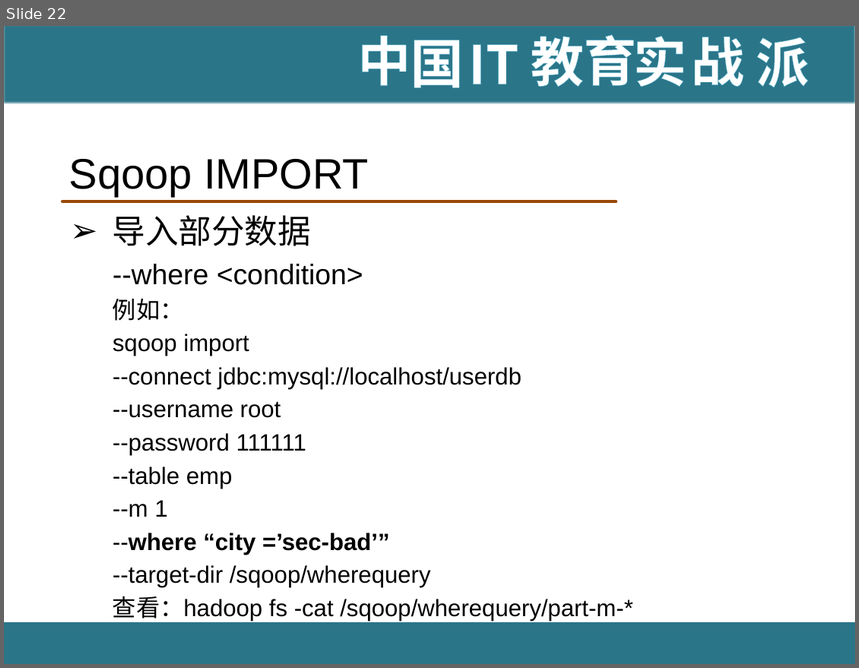
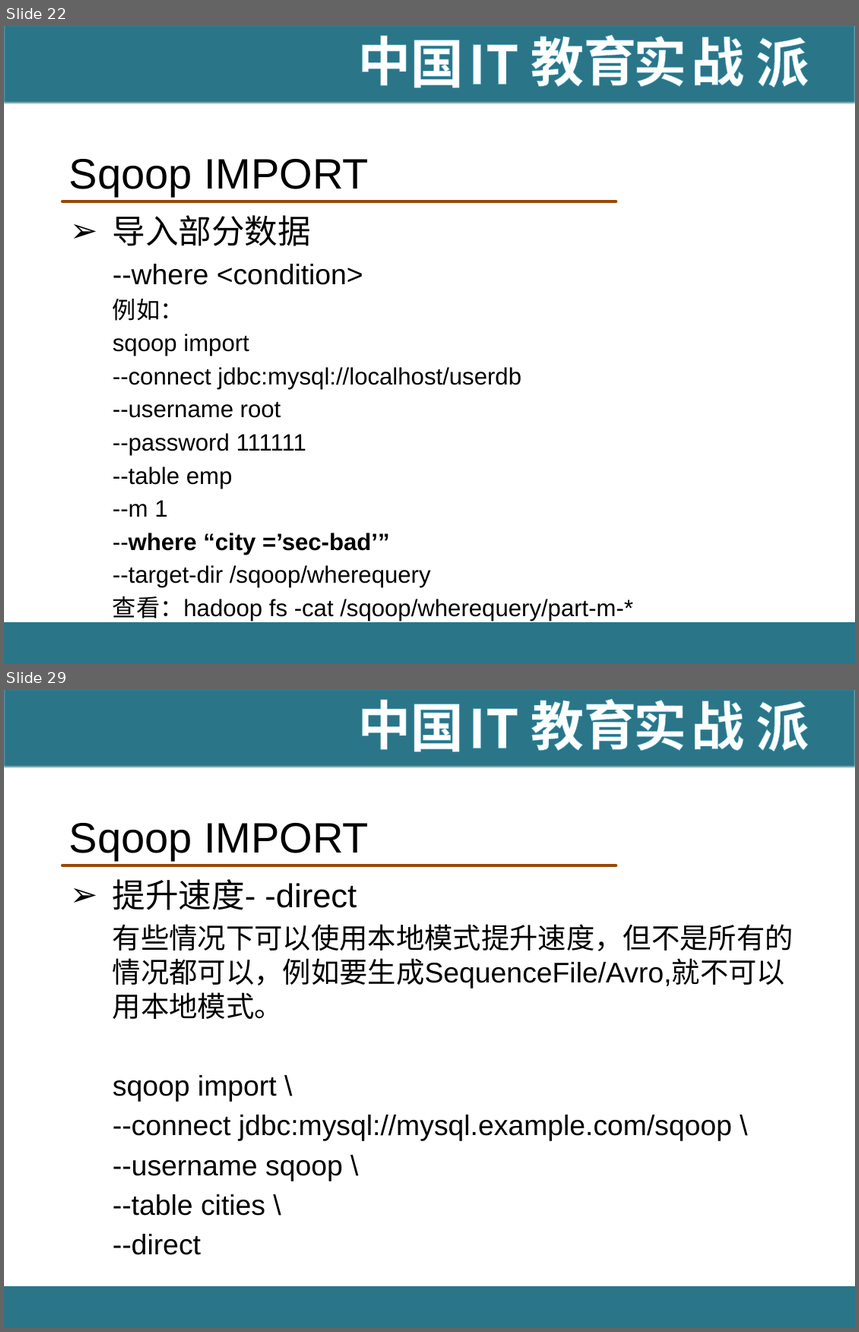
Before and after one commit to hanningxiao/BigData, a slide deck: [IT18掌www.it18zhang.com]Sqoop.pptx. Shown one above the other, each under a label of ours: slide 22 before the commit, slides 22 and 29 after it; the slides between them are not shown. The pictures are 859x668 and 859x1332 pixels, drawn with LibreOffice and Linux fonts; fonts in the diff are those of the drawing; background and template pictures are left out. Boxes give left, top, right and bottom in pixels: in the first picture for what was removed or moved away, otherwise in the second. Text is boxed around its words. In the diff, an @@ line names an element or a change of style, - is before the commit and + after.

Commit message:
update sqoop

```diff
--- a/[IT18掌www.it18zhang.com]Sqoop.pptx
+++ b/[IT18掌www.it18zhang.com]Sqoop.pptx
@@ slide 29 added at [4, 690, 855, 1328], background #FFFFFF; not listed: 11 template elements that a slide beside it also shows @@
@@ title added at [69, 823, 369, 859], 36 pt, text #000000 @@
+Sqoop IMPORT
@@ text added at [113, 879, 794, 1255], 24 pt, text #000000 @@
+➢ 提升速度- -direct
+  有些情况下可以使用本地模式提升速度，但不是所有的情况都可以，例如要生成SequenceFile/Avro,就不可以用本地模式。
+  sqoop import \
+  --connect jdbc:mysql://mysql.example.com/sqoop \
+  --username sqoop \
+  --table cities \
+  --direct
```
Also in this commit, not shown: 3 slides changed, 25 other slides added.
